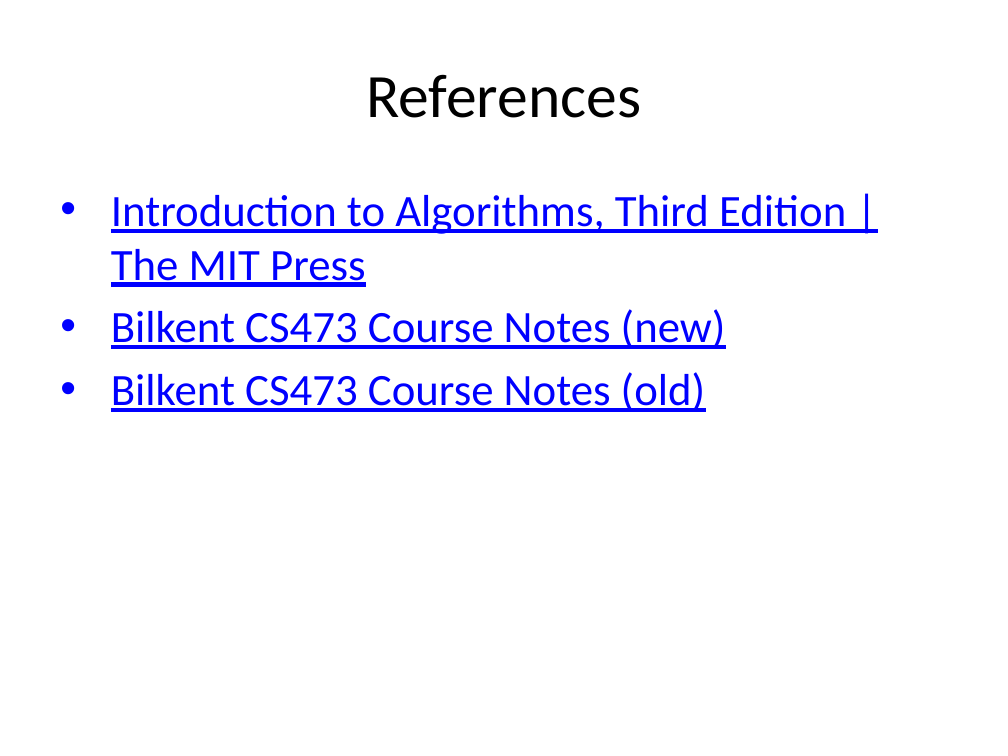
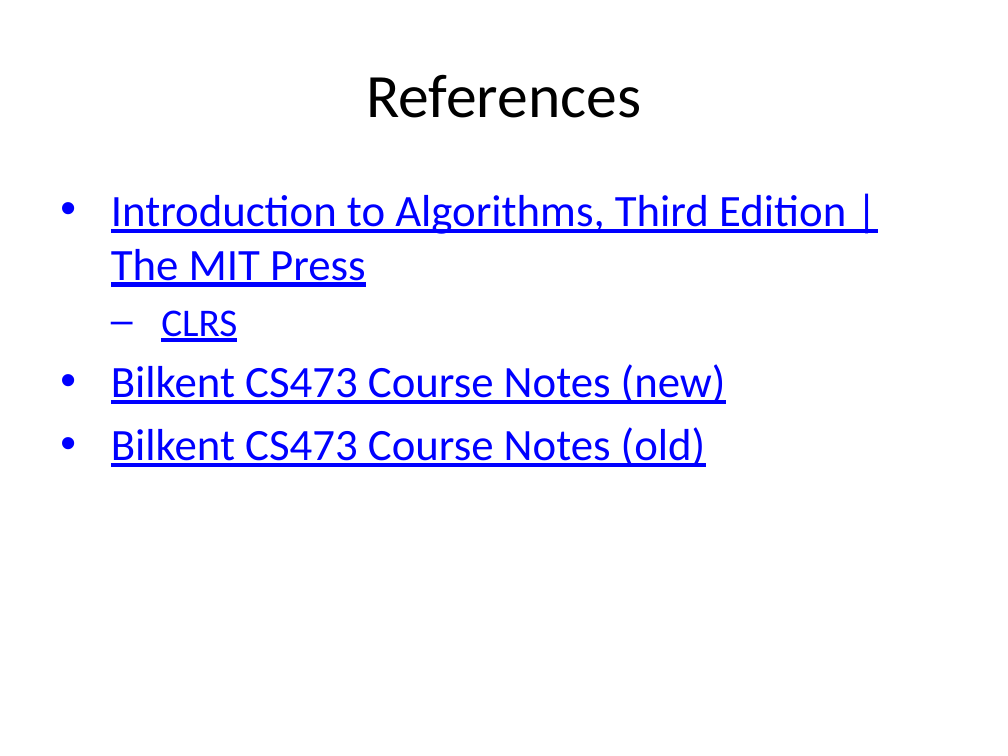
Before and after one commit to ucoruh/ce100-algorithms-and-programming-II, a slide deck: slide 151 of docs/week-6/ce100-week-6-lcs.en.md_word.pptx (slide 101 before the commit). Drawn at 1008x756 pixels with LibreOffice and Linux fonts; fonts in the diff are those of the drawing. Boxes give left, top, right and bottom in pixels: in the first picture for what was removed or moved away, otherwise in the second. Text is boxed around its words. In the diff, an @@ line names an element or a change of style, - is before the commit and + after.

```diff
--- a/docs/week-6/ce100-week-6-lcs.en.md_word.pptx
+++ b/docs/week-6/ce100-week-6-lcs.en.md_word.pptx
@@ text at [161,310,237,342]: paragraph added @@
+  – CLRS
```
Also in this commit, not shown: 7 other slides changed, 50 slides added, 11 other files.
